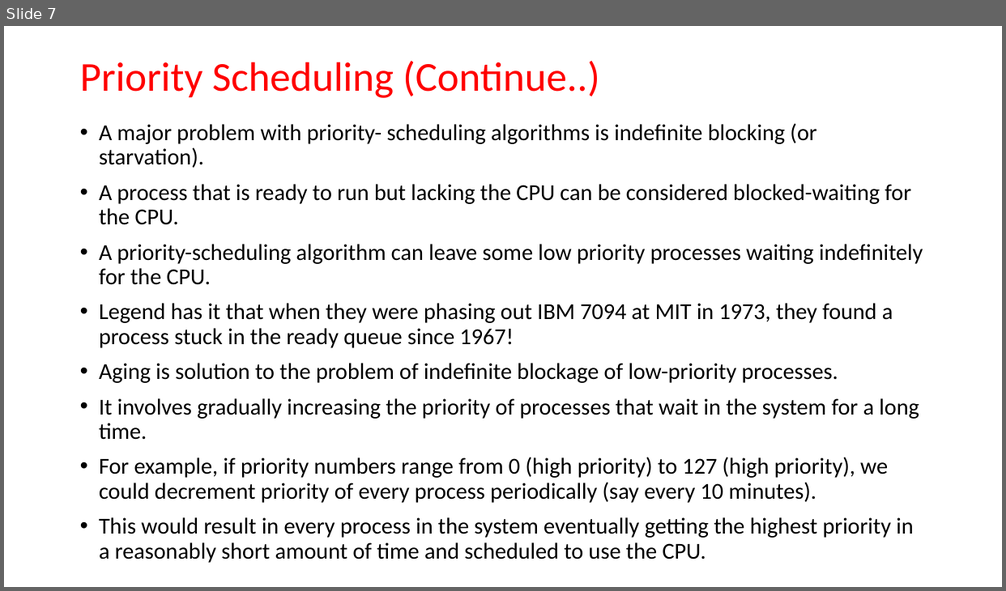
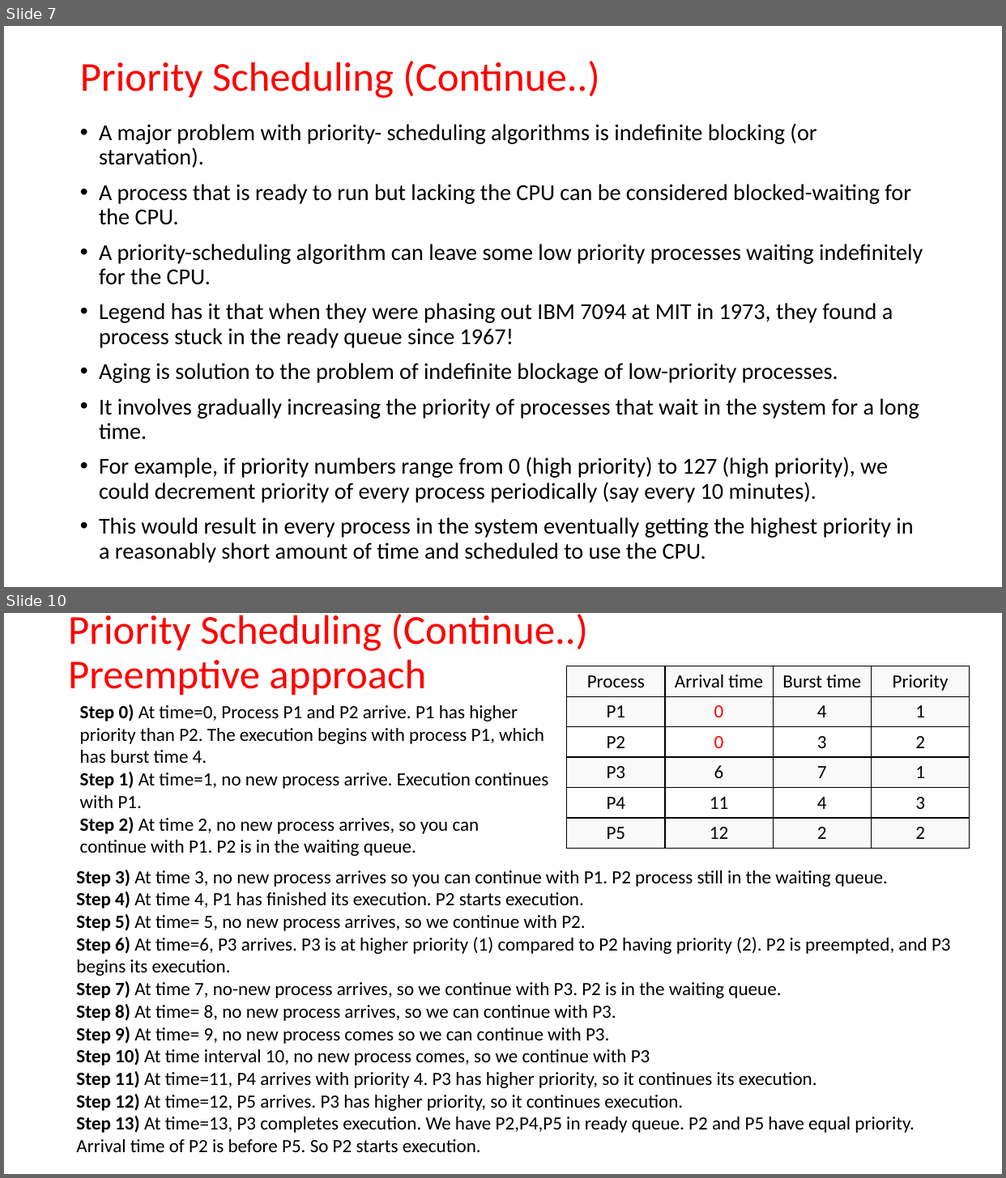
Before and after one commit to bamboat3/os, a slide deck: Lecture-8.pptx. Shown one above the other, each under a label of ours: slide 7 before the commit, slides 7 and 10 after it; the slides between them are not shown. The pictures are 1006x591 and 1006x1178 pixels, drawn with LibreOffice and Linux fonts; fonts in the diff are those of the drawing. Boxes give left, top, right and bottom in pixels: in the first picture for what was removed or moved away, otherwise in the second. Text is boxed around its words. In the diff, an @@ line names an element or a change of style, - is before the commit and + after.

```diff
--- a/Lecture-8.pptx
+++ b/Lecture-8.pptx
@@ slide 10 added at box(4, 613, 1002, 1174), background #FFFFFF @@
@@ title added at box(68, 614, 588, 696), 39.6 pt, text #FF0000 @@
+Priority Scheduling (Continue..)
+Preemptive approach
@@ table added at box(567, 666, 969, 845), 6 rows, 4 columns @@
+Process | Arrival time | Burst time | Priority
+P1 | 0 | 4 | 1
+P2 | 0 | 3 | 2
+P3 | 6 | 7 | 1
+P4 | 11 | 4 | 3
+P5 | 12 | 2 | 2
@@ text added at box(80, 705, 548, 856), 18 pt, text #000000 @@
+Step 0) At time=0, Process P1 and P2 arrive. P1 has higher priority than P2. The execution begins with process P1, which has burst time 4.
+Step 1) At time=1, no new process arrive. Execution continues with P1.
+Step 2) At time 2, no new process arrives, so you can continue with P1. P2 is in the waiting queue.
@@ text added at box(76, 870, 951, 1152), 18 pt, text #000000 @@
+Step 3) At time 3, no new process arrives so you can continue with P1. P2 process still in the waiting queue.
+Step 4) At time 4, P1 has finished its execution. P2 starts execution.
+Step 5) At time= 5, no new process arrives, so we continue with P2.
+Step 6) At time=6, P3 arrives. P3 is at higher priority (1) compared to P2 having priority (2). P2 is preempted, and P3 begins its execution.
+Step 7) At time 7, no-new process arrives, so we continue with P3. P2 is in the waiting queue.
+Step 8) At time= 8, no new process arrives, so we can continue with P3.
+Step 9) At time= 9, no new process comes so we can continue with P3.
+Step 10) At time interval 10, no new process comes, so we continue with P3
+Step 11) At time=11, P4 arrives with priority 4. P3 has higher priority, so it continues its execution.
+Step 12) At time=12, P5 arrives. P3 has higher priority, so it continues execution.
+Step 13) At time=13, P3 completes execution. We have P2,P4,P5 in ready queue. P2 and P5 have equal priority. Arrival time of P2 is before P5. So P2 starts execution.
```
Also in this commit, not shown: 3 other slides added.
